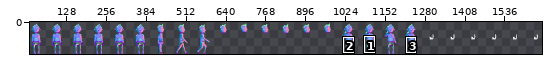
One commit to this sprite sheet: Assets/Resources/Sprites/characters/gnome-normal-map.png. Above: a wide view before the commit, with the close-up outlined.
Close-up. Before:
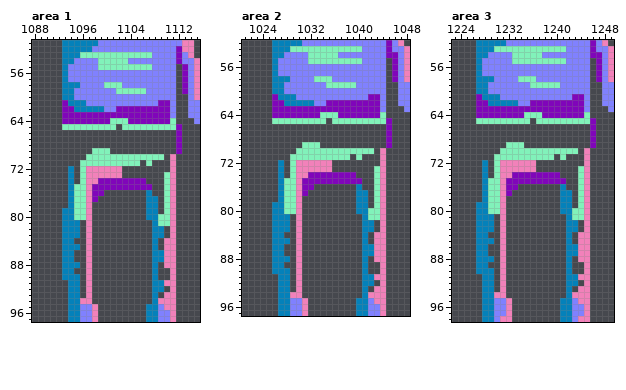
The file is 1675x103 pixels. Shown: area 1: x 1088..1115, y 51..97; area 2: x 1021..1048, y 52..97; area 3: x 1223..1249, y 52..98. The wide view leaves out empty margins. The commit also changed other parts of the picture, which this record leaves out.
The same view after the edit:
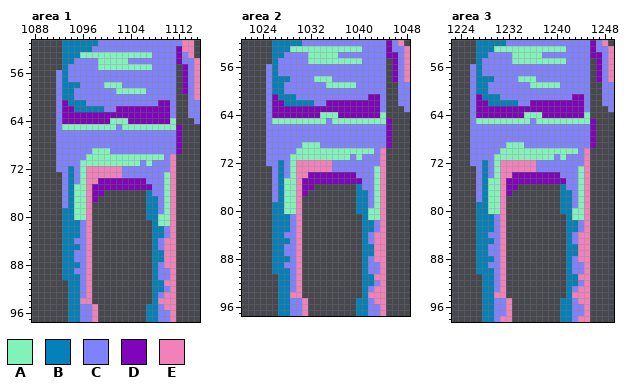
Palette (. is transparent): A #81f2ba  B #0481ba  C #8081ff  D #8005ba  E #f281ba
The exact change:
Area 1:
Colour C is added in rows 56 to 64 at x 1092; in row 65 at x 1092 and 1102; in rows 66 to 68 at x 1092 to 1111; in row 69 at x 1092 to 1097 and 1101 to 1111; in row 70 at x 1092 to 1096 and 1110; in row 71 at x 1092 to 1095, 1106 and 1108 to 1110.
Colour C is added in row 72 at x 1092 to 1093, 1095 and 1103 to 1110; in row 73 at x 1093, 1095 and 1103 to 1109; in row 74 at x 1093, 1095 and 1107 to 1109; in rows 75 to 76 at x 1093 and 1108 to 1109; in rows 77 to 78 at x 1093 and 1109; in row 79 at x 1109.
Colour C is added in row 81 at x 1096; in rows 82 to 83 at x 1096 and 1110; in row 84 at x 1095 to 1096 and 1109; in row 85 at x 1096 and 1109; in rows 86 to 87 at x 1095 to 1096; in row 88 at x 1096 and 1109.
Colour C is added in row 89 at x 1095 to 1096 and 1109 to 1110; in row 90 at x 1096 and 1109 to 1110; in row 91 at x 1096; in row 92 at x 1096 and 1110; in row 93 at x 1096 and 1109.
Area 2:
Colour C is added in rows 56 to 64 at x 1025; in row 65 at x 1025 and 1035; in rows 66 to 68 at x 1025 to 1044; in row 69 at x 1025 to 1030 and 1034 to 1044; in row 70 at x 1025 to 1029 and 1043; in row 71 at x 1025 to 1028, 1039 and 1041 to 1043.
Colour C is added in row 72 at x 1025 to 1026, 1028 and 1036 to 1043; in row 73 at x 1026, 1028 and 1036 to 1042; in row 74 at x 1026, 1028 and 1040 to 1042; in rows 75 to 76 at x 1026 and 1041 to 1042; in rows 77 to 78 at x 1026 and 1042; in row 79 at x 1042.
Colour C is added in row 81 at x 1029; in rows 82 to 83 at x 1029 and 1043; in row 84 at x 1028 to 1029 and 1042; in row 85 at x 1029 and 1042; in rows 86 to 87 at x 1028 to 1029; in row 88 at x 1029 and 1042.
Colour C is added in row 89 at x 1028 to 1029 and 1042 to 1043; in row 90 at x 1029 and 1042 to 1043; in row 91 at x 1029; in row 92 at x 1029 and 1043; in row 93 at x 1029 and 1042.
Area 3:
Colour C is added in rows 56 to 64 at x 1226; in row 65 at x 1226 and 1236; in rows 66 to 68 at x 1226 to 1245; in row 69 at x 1226 to 1231 and 1235 to 1245; in row 70 at x 1226 to 1230 and 1244; in row 71 at x 1226 to 1229, 1240 and 1242 to 1244.
Colour C is added in row 72 at x 1226 to 1227, 1229 and 1237 to 1244; in row 73 at x 1227, 1229 and 1237 to 1243; in row 74 at x 1227, 1229 and 1241 to 1243; in rows 75 to 76 at x 1227 and 1242 to 1243; in rows 77 to 78 at x 1227 and 1243; in row 79 at x 1243.
Colour C is added in row 81 at x 1230; in rows 82 to 83 at x 1230 and 1244; in row 84 at x 1229 to 1230 and 1243; in row 85 at x 1230 and 1243; in rows 86 to 87 at x 1229 to 1230; in row 88 at x 1230 and 1243.
Colour C is added in row 89 at x 1229 to 1230 and 1243 to 1244; in row 90 at x 1230 and 1243 to 1244; in row 91 at x 1230; in row 92 at x 1230 and 1244; in row 93 at x 1230 and 1243.
Boxes around the changes in both close-ups, in picture pixels (x1, y1, x2, y2):
added: (56, 70, 176, 298)
added: (266, 64, 386, 292)
added: (470, 64, 590, 292)
